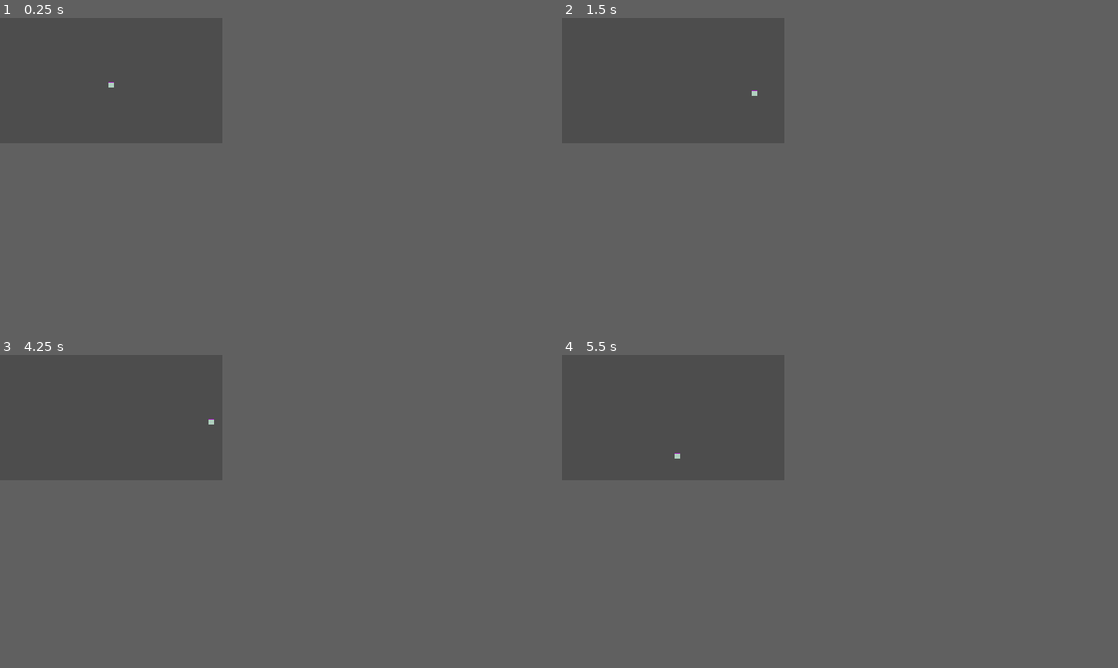
Above: before the commit, frames 1-4 (two rows, left to right).
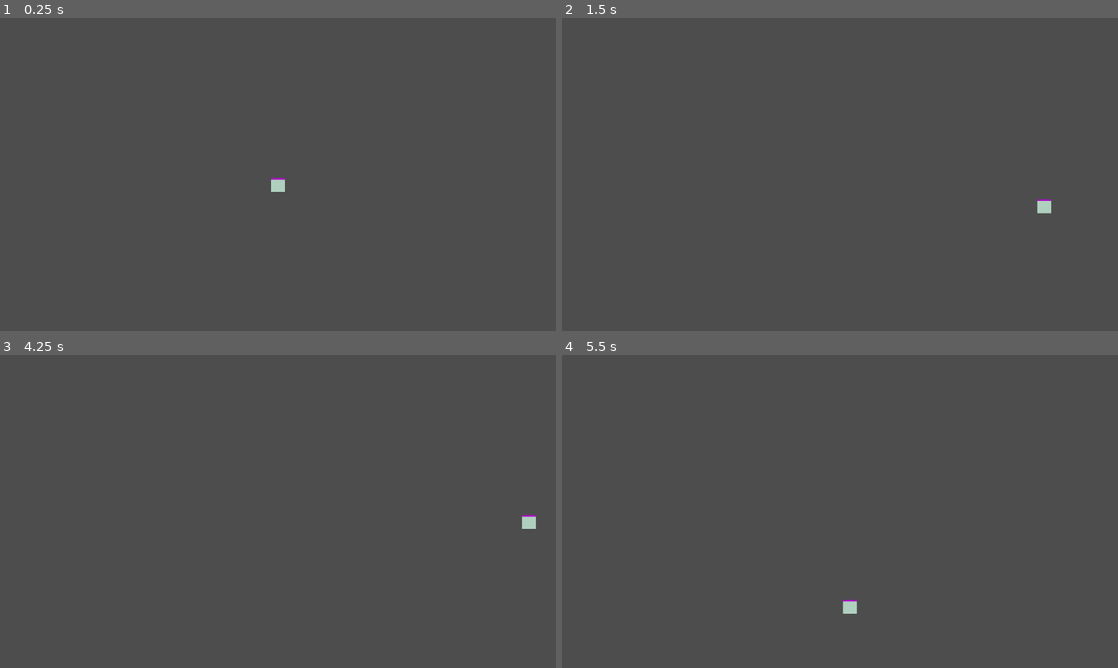
Above: after the commit, the same moments.

Repository: joakimolofsson/loot
Game: Godot game, scene res://scenes/level/level.tscn
Two runs of this game, one before a commit and one after it. Both use one fixed random seed, a clock stepped at 60 frames per second and the inputs below.
Inputs:
- Up to frame 1 (0.25 s): no input
- Up to frame 2 (1.5 s): tap Enter at 0.5 s; hold D (walk_right) 0.53-1.28 s; hold S (walk_down) from 1.28 s (still down)
- Up to frame 3 (4.25 s): release S (walk_down) at 2.03 s; hold D (walk_right) 2.03-2.78 s; tap Space at 2.75 s; hold W (walk_up) 2.78-3.53 s; tap Enter at 3.5 s; hold A (walk_left) from 3.53 s (still down)
- Up to frame 4 (5.5 s): release A (walk_left) at 5.03 s; hold S (walk_down) from 5.03 s (still down)
In our replay, the window is 320x180 before the commit and 800x450 after it. These sizes can differ from the game's own. Grey fills any space a smaller window leaves; there, only what the larger window draws over its background counts as a difference.

The runs differ from the first frame. In frame 1, 0.1% of the frame differs, in the area x 19-52%, y 20-56%; in frame 2, 0.1%, in the area x 34-88%, y 23-63%; in frame 3, 0.1%; in frame 4, 0.1%.

Commit message:
feat: set resolution and scaling

Diff:
--- a/project.godot
+++ b/project.godot
@@ -19,6 +19,9 @@
 
 window/size/viewport_width=320
 window/size/viewport_height=180
+window/size/mode=2
+window/stretch/mode="canvas_items"
+window/stretch/scale_mode="integer"
 
 [input]
 
